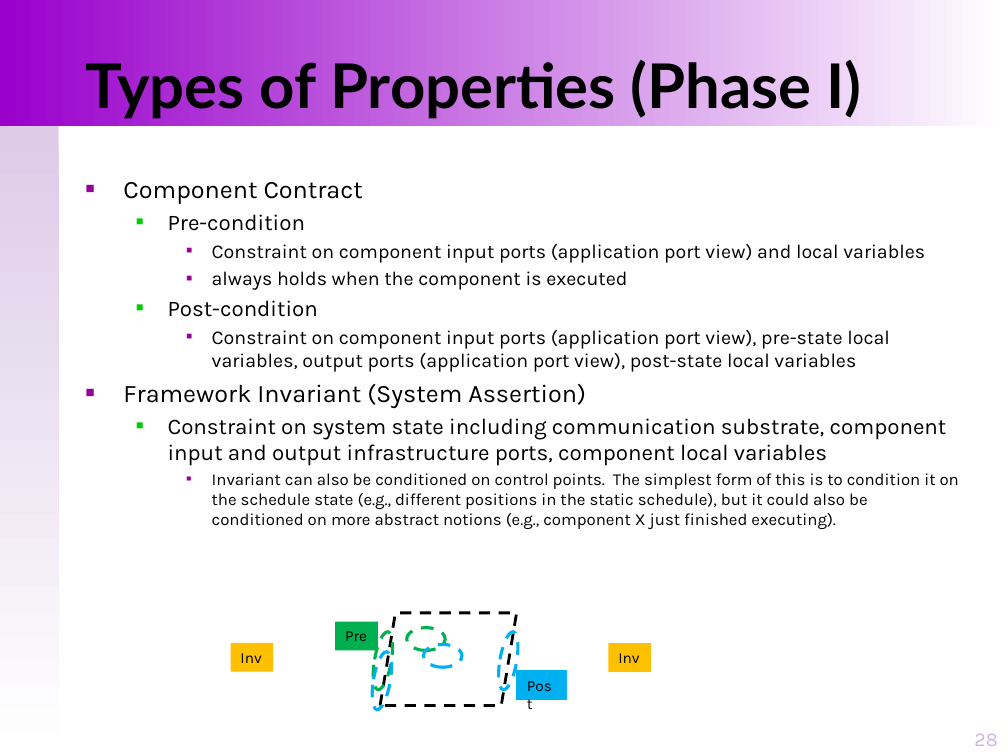
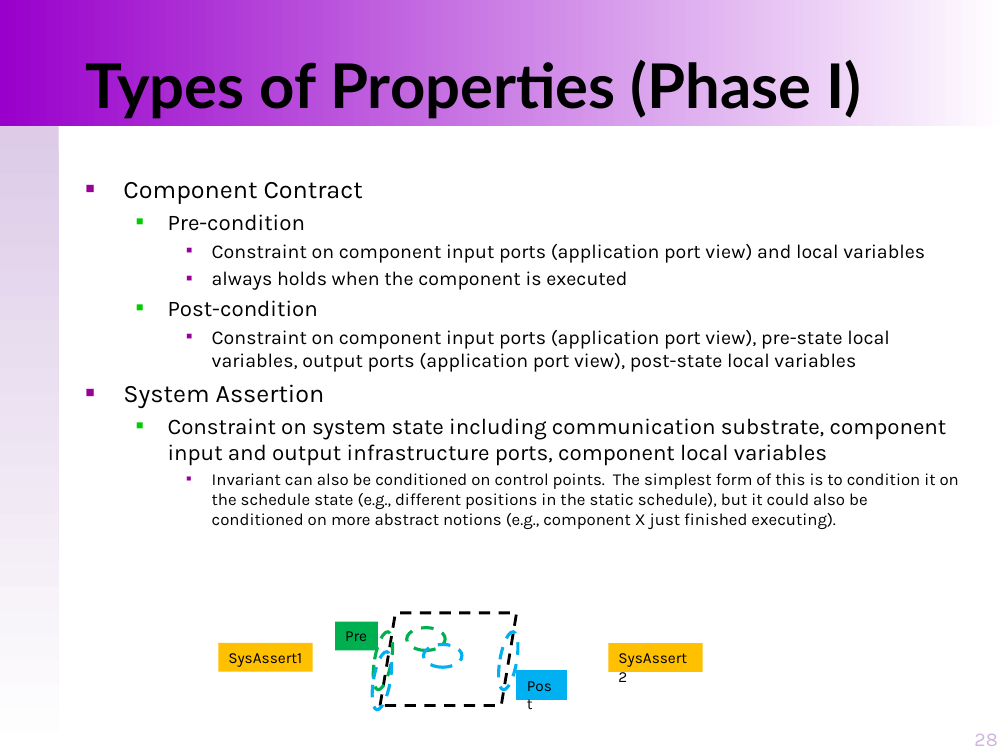
Before and after one commit to loonwerks/INSPECTA-models, a slide deck: slide 28 of GUMBO-compositional-reasoning/GUMBO-system-reasoning-principles.pptx. Drawn at 1008x756 pixels with LibreOffice and Linux fonts; fonts in the diff are those of the drawing. Boxes give left, top, right and bottom in pixels: in the first picture for what was removed or moved away, otherwise in the second. Text is boxed around its words. In the diff, an @@ line names an element or a change of style, - is before the commit and + after.

Commit message:
Check point on System Verification prototyping HAMR micro VCs in Slang

```diff
--- a/GUMBO-compositional-reasoning/GUMBO-system-reasoning-principles.pptx
+++ b/GUMBO-compositional-reasoning/GUMBO-system-reasoning-principles.pptx
@@ text at [123, 384, 325, 408]: text changed @@
-■ Framework Invariant (System Assertion)
+■ System Assertion
@@ rectangle "SysAssert1": place and size @@
-rectangle "SysAssert1" at [231, 643, 273, 672]
+rectangle "SysAssert1" at [219, 643, 312, 672]
@@ text in rectangle at [228, 653, 302, 667]: text changed @@
-Inv
+SysAssert1
@@ rectangle "SysAssert2": place and size @@
-rectangle "SysAssert2" at [609, 643, 651, 672]
+rectangle "SysAssert2" at [609, 643, 703, 672]
@@ text in rectangle at [618, 653, 639, 663]: text changed @@
-Inv
+SysAssert2
```
Also in this commit, not shown: 4 other slides changed, 1 other file.
